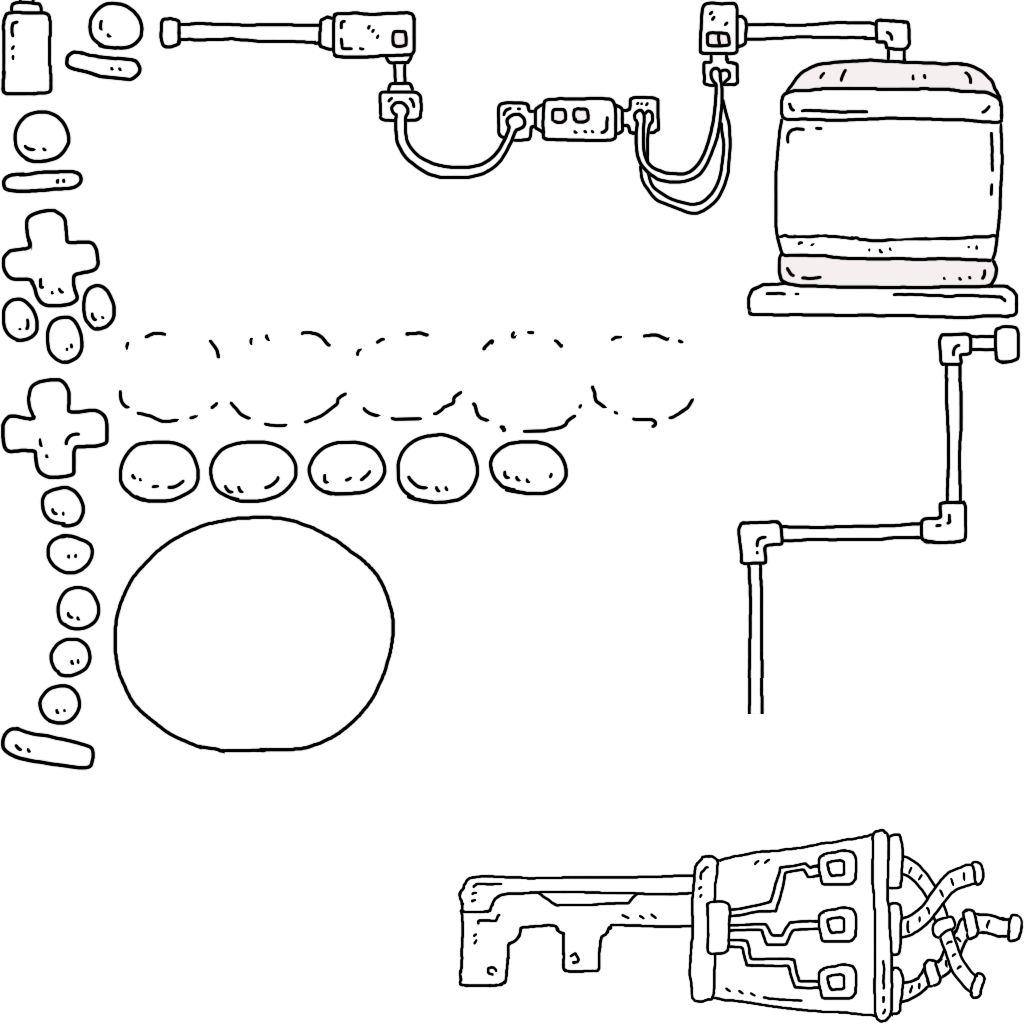
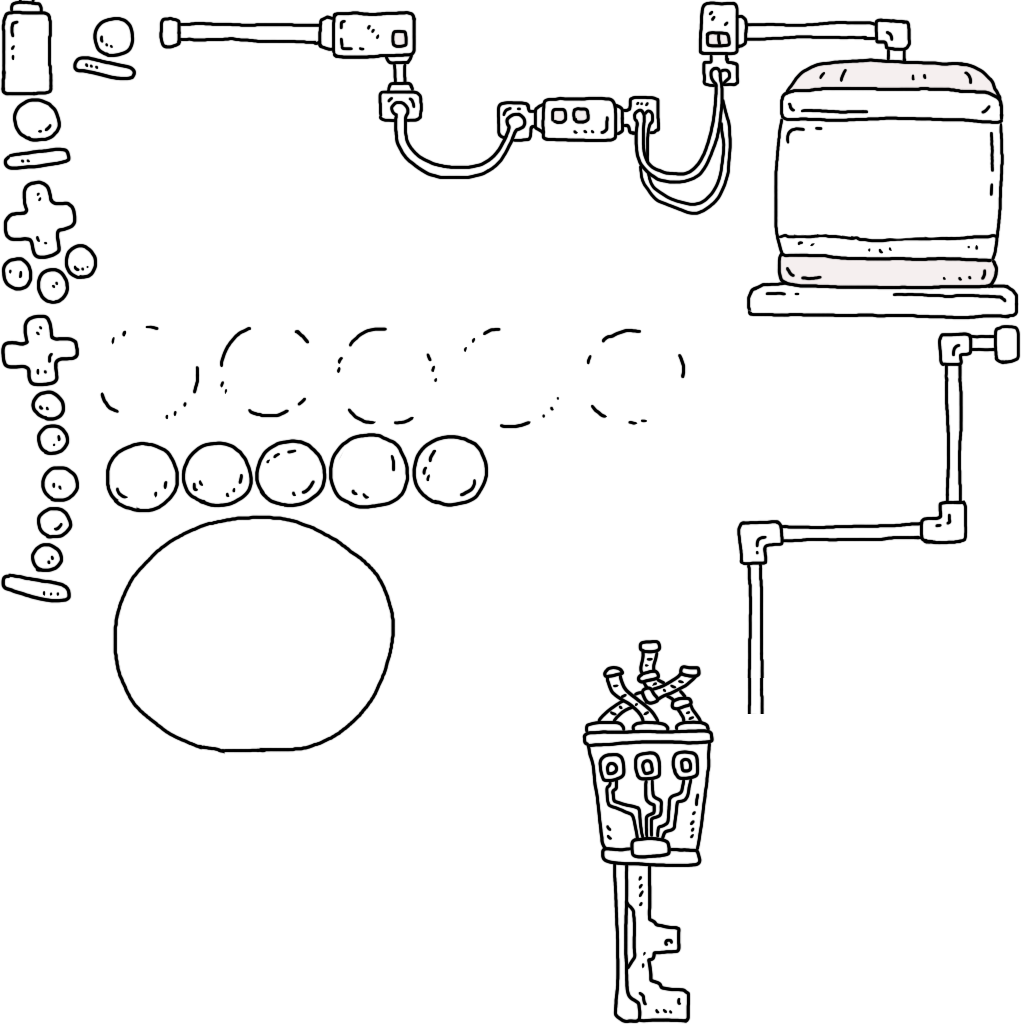
Comparing the layer stacks of the two w=1024, h=1024 images. Changes:
renamed "レイヤー 6" to "かぎ", painted on it over [457, 639, 1024, 1024]
moved "ヒント5" above "ヒント4", painted on it over [0, 465, 102, 771]
moved "ヒント4" above "ヒント3", painted on it over [0, 313, 110, 576]
moved "ヒント3" above "ヒント2", painted on it over [0, 179, 117, 365]
moved "ヒント2" above "ヒント1", painted on it over [1, 97, 84, 195]
painted on "ヒント1" over [64, 0, 145, 83]
moved "枠5" above "枠4", painted on it over [586, 327, 695, 429]
moved "枠4" above "枠3", painted on it over [463, 327, 583, 434]
moved "枠3" above "枠2", painted on it over [336, 326, 464, 426]
moved "枠2" above "枠1", painted on it over [219, 326, 348, 429]
painted on "枠1" over [99, 324, 221, 424]
moved "ボタン5" above "ボタン4", painted on it over [411, 434, 569, 508]
moved "ボタン4" above "ボタン3", painted on it over [328, 432, 481, 510]
moved "ボタン3" above "ボタン2", painted on it over [254, 438, 388, 509]
painted on "ボタン2" over [180, 439, 299, 509]
moved "ボタン1" above "施設", painted on it over [105, 439, 201, 514]
